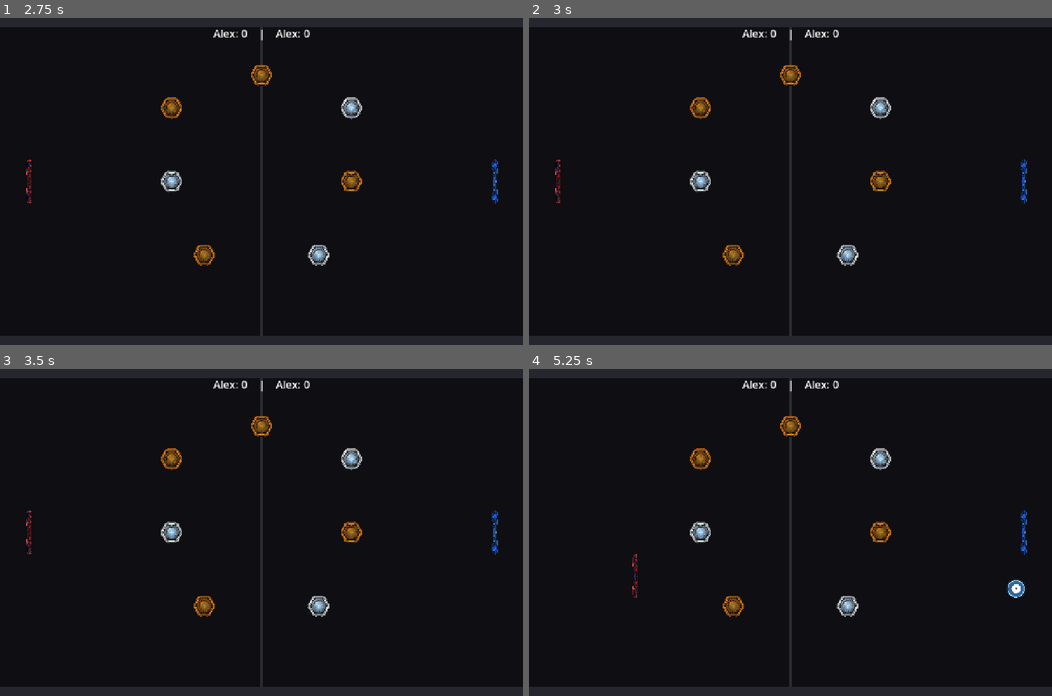
Above: before the commit, frames 1-4 (two rows, left to right).
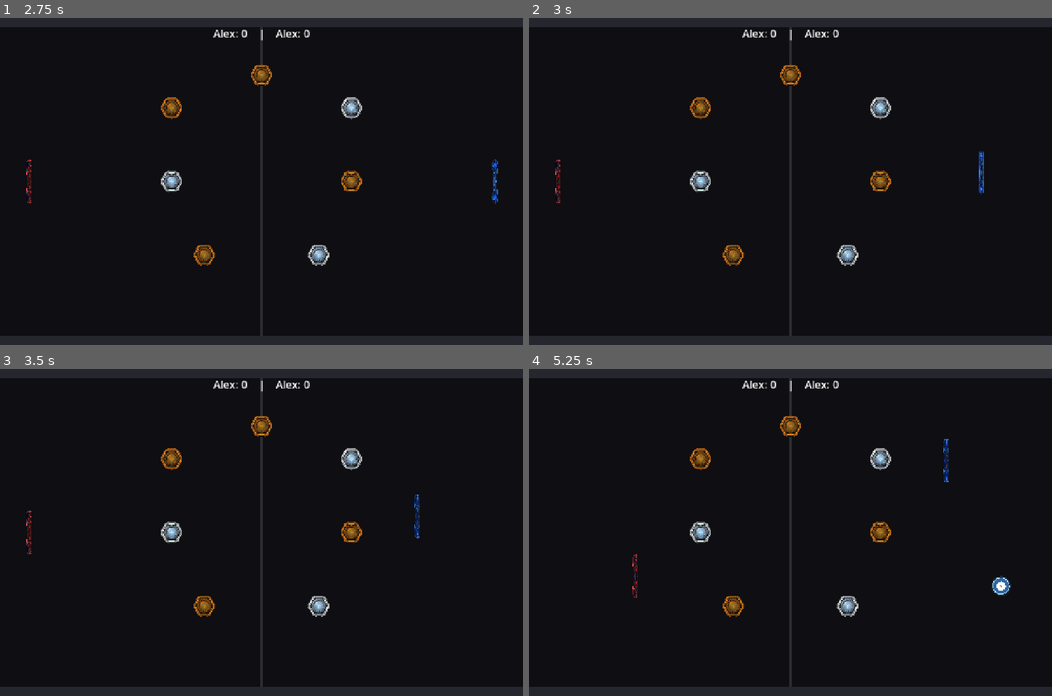
Above: after the commit, the same moments.

Repository: jensbroecher/tabletparty
Game: Godot game, scene res://scenes/ui/SetupScreen.tscn
Two runs of this game, one before a commit and one after it. Both use one fixed random seed, a clock stepped at 60 frames per second and the inputs below.
Inputs (mouse positions are in pixels of both pictures, inside the frame that each line leads up to):
- Up to frame 1 (2.75 s): click (266, 138) at 0.52 s; type "Alex" at 0.6 s; click (266, 152) at 0.75 s; type "Alex" at 0.83 s; click "CONTINUE" at 1.25 s; click "PONG" at 2 s
- Up to frame 2 (3 s): tap Enter at 2.75 s; move the mouse to (905, 165) at 2.77 s; click (905, 165) at 2.92 s
- Up to frame 3 (3.5 s): no input
- Up to frame 4 (5.25 s): tap Space at 3.5 s; drag from (685, 548) to (539, 532) at 3.52 s; move the mouse to (842, 460) at 4.27 s; click (842, 460) at 4.42 s; drag from (764, 597) to (1041, 532) at 5.02 s

Frame 1 is identical in both runs. In frame 2, 0.2% of the frame differs, in the area x 86-96%, y 40-57%; in frame 3, 0.2%; in frame 4, 0.6%, in the area x 79-96%, y 21-71%.

Commit message:
feat: implement energy barrier power-up with ball collision physics and smooth paddle movement

Diff:
--- a/scenes/pong/Ball.gd
+++ b/scenes/pong/Ball.gd
@@ -17,6 +17,8 @@
 
 @export var initial_speed: float = 420.0
 @export var speed_increment: float = 18.0
+@export var min_speed: float = 320.0
+@export var friction: float = 40.0
 
 var current_speed: float
 var speed_multiplier: float = 1.0
@@ -95,6 +97,11 @@
 	)
 
 func _physics_process(delta):
+	# Apply friction / drag to current_speed over time towards min_speed (never stop completely)
+	if not velocity.is_zero_approx() and current_speed > min_speed:
+		current_speed = max(min_speed, current_speed - friction * delta)
+		velocity = velocity.normalized() * current_speed * speed_multiplier
+
 	if is_icy:
 		ice_timer -= delta
 		if ice_timer <= 0:
@@ -199,6 +206,8 @@
 
 					if is_icy and paddle.has_method("freeze"):
 						paddle.freeze(2.6)
+						is_icy = false
+						update_visual()
 
 					break
 
@@ -255,6 +264,27 @@
 				position = b.position + normal * (22 + 28 + 2)
 				break
 
+	# Active Energy Barriers (Goal Protection)
+	for b in get_tree().get_nodes_in_group("barriers"):
+		if is_instance_valid(b):
+			var screen_w = get_viewport_rect().size.x
+			# Check horizontal crossing and vertical bounds (with 11px ball radius margin)
+			if abs(position.x - b.position.x) < 22 and position.y > b.position.y - 11 and position.y < b.position.y + b.size.y + 11:
+				var normal = Vector2.RIGHT if b.position.x < screen_w / 2 else Vector2.LEFT
+				# Only collide if moving towards the barrier
+				if (normal == Vector2.RIGHT and velocity.x < 0) or (normal == Vector2.LEFT and velocity.x > 0):
+					velocity = velocity.bounce(normal)
+					if normal == Vector2.RIGHT:
+						velocity.x = abs(velocity.x)
+					else:
+						velocity.x = -abs(velocity.x)
+
+					if SoundManager:
+						SoundManager.play_bouncer_hit()
+
+					position.x = b.position.x + normal.x * 22
+					break
+
 func apply_powerup(powerup):
 	var effect = powerup.get_effect()
 
@@ -278,6 +308,14 @@
 		powerup.Type.BIG_PADDLE, powerup.Type.SHRINK_PADDLE:
 			# Handled by arena when we know who last hit the ball
 			get_parent().apply_paddle_powerup(effect)
+
+		powerup.Type.BARRIER:
+			# Spawn barrier for the player who last hit the ball
+			var target = get_last_hit_player()
+			if target == -1:
+				target = 0 # fallback
+			if get_parent().has_method("spawn_barrier"):
+				get_parent().spawn_barrier(target)
 
 func update_visual():
 	if is_icy:
--- a/scenes/pong/Paddle.gd
+++ b/scenes/pong/Paddle.gd
@@ -10,8 +10,9 @@
 var initial_x: float = 0.0
 var current_velocity: Vector2 = Vector2.ZERO
 var last_position: Vector2 = Vector2.ZERO
+var target_position: Vector2 = Vector2.ZERO
 
-@export var speed: float = 620.0
+@export var max_speed: float = 1600.0  # Responsive but prevents instant teleportation
 @export var paddle_height: float = 120.0
 
 @onready var visual: Sprite2D = $Sprite2D
@@ -22,6 +23,7 @@
 	paddle_color = color
 	initial_x = position.x
 	last_position = position
+	target_position = position
 
 	if visual and visual.texture:
 		var tex_size = visual.texture.get_size()
@@ -32,6 +34,16 @@
 	last_touch_y = get_viewport_rect().size.y / 2.0
 
 func _physics_process(delta):
+	if not frozen:
+		# Smoothly move towards target_position with max speed
+		var diff = target_position - position
+		if diff.length() > 0.01:
+			var step = diff.normalized() * max_speed * delta
+			if step.length() >= diff.length():
+				position = target_position
+			else:
+				position += step
+
 	if delta > 0:
 		current_velocity = (position - last_position) / delta
 	last_position = position
@@ -53,24 +65,30 @@
 			if player_index == 0 and event.position.x < half or \
 			   player_index == 1 and event.position.x > half:
 				touch_index = event.index
-				last_touch_y = event.position.y
+				# Set target position on initial touch to travel towards it
+				var target_y = clamp(event.position.y, 80, get_viewport_rect().size.y - 80)
+				var target_x = event.position.x
+				if player_index == 0:
+					target_x = clamp(target_x, 40, 260)
+				else:
+					var screen_w = get_viewport_rect().size.x
+					target_x = clamp(target_x, screen_w - 260, screen_w - 40)
+				target_position = Vector2(target_x, target_y)
+				last_touch_y = target_y
 		elif event.index == touch_index:
 			touch_index = -1
 
 	if event is InputEventScreenDrag and event.index == touch_index and not frozen:
-		# Allow movement both vertically and horizontally (forward/back)
-		last_touch_y = event.position.y
-		position.y = clamp(event.position.y, 80, get_viewport_rect().size.y - 80)
-
-		# Move forward or back
-		var new_x = event.position.x
+		# Update target position during drag
+		var target_y = clamp(event.position.y, 80, get_viewport_rect().size.y - 80)
+		var target_x = event.position.x
 		if player_index == 0:
-			# Left player: default is 70, allow moving between 40 and 260
-			position.x = clamp(new_x, 40, 260)
+			target_x = clamp(target_x, 40, 260)
 		else:
-			# Right player: default is screen_size.x - 70, allow moving between screen - 260 and screen - 40
 			var screen_w = get_viewport_rect().size.x
-			position.x = clamp(new_x, screen_w - 260, screen_w - 40)
+			target_x = clamp(target_x, screen_w - 260, screen_w - 40)
+		target_position = Vector2(target_x, target_y)
+		last_touch_y = target_y
 
 func get_forward_speed() -> float:
 	if player_index == 0:
@@ -81,8 +99,8 @@
 func freeze(duration: float):
 	frozen = true
 	freeze_time = duration
-	visual.modulate = Color(0.5, 0.85, 1.0)  # Ice blue
-	modulate = Color(0.7, 0.85, 1.0, 0.85)
+	visual.modulate = Color(1.6, 2.0, 2.4)  # Frosty overbright white-blue
+	modulate = Color(1.0, 1.0, 1.0, 0.95)
 	SoundManager.play_freeze()
 
 func unfreeze():
@@ -92,8 +110,8 @@
 	modulate = Color.WHITE
 
 func set_temporary_scale(s: float, duration: float):
-	scale = Vector2(s, s)
-	collision.scale = Vector2(s, 1.0)   # only stretch height visually
+	scale = Vector2(1.0, s)
+	collision.scale = Vector2.ONE
 
 	var t = get_tree().create_timer(duration)
 	t.timeout.connect(func():
@@ -107,6 +125,5 @@
 	scale = original_scale
 	collision.scale = Vector2.ONE
 	position.x = initial_x
-	# Snap to where the user's finger currently is (or last was) instead of center
-	# This prevents the ugly "jump from center" on respawn
 	position.y = clamp(last_touch_y, 80, get_viewport_rect().size.y - 80)
+	target_position = position
--- a/scenes/pong/PongArena.gd
+++ b/scenes/pong/PongArena.gd
@@ -190,13 +190,34 @@
 	var pu = POWERUP_SCENE.instantiate()
 	pu.add_to_group("powerups")
 
-	# Safe random position in the middle play area
+	# Safe random position in the middle play area (away from bumpers)
 	var margin_x = 220
 	var margin_y = 90
-	pu.position = Vector2(
-		randf_range(margin_x, screen_size.x - margin_x),
-		randf_range(margin_y, screen_size.y - margin_y)
-	)
+	var bumpers = get_tree().get_nodes_in_group("bumpers")
+
+	var pos = Vector2.ZERO
+	var valid_pos = false
+	var attempts = 0
+
+	while not valid_pos and attempts < 20:
+		attempts += 1
+		pos = Vector2(
+			randf_range(margin_x, screen_size.x - margin_x),
+			randf_range(margin_y, screen_size.y - margin_y)
+		)
+
+		# Check distance to all bumpers
+		var too_close = false
+		for b in bumpers:
+			if is_instance_valid(b):
+				if pos.distance_to(b.position) < 65.0: # 65 pixels safety margin
+					too_close = true
+					break
+
+		if not too_close:
+			valid_pos = true
+
+	pu.position = pos
 
 	# Pick random type (weighted a bit toward the fun ones)
 	var types = [
@@ -205,7 +226,8 @@
 		pu.Type.REVERSE, pu.Type.REVERSE,
 		pu.Type.ICE,
 		pu.Type.BIG_PADDLE,
-		pu.Type.SHRINK_PADDLE
+		pu.Type.SHRINK_PADDLE,
+		pu.Type.BARRIER, pu.Type.BARRIER
 	]
 	pu.type = types.pick_random()
 
@@ -222,6 +244,41 @@
 
 	if effect.has("paddle_scale"):
 		paddle.set_temporary_scale(effect.paddle_scale, effect.get("duration", 5.0))
+
+func spawn_barrier(player_idx: int):
+	# Remove any existing barrier for this player first
+	var existing = get_node_or_null("Barrier_P%d" % player_idx)
+	if existing:
+		existing.queue_free()
+
+	var barrier = ColorRect.new()
+	barrier.name = "Barrier_P%d" % player_idx
+	barrier.add_to_group("barriers")
+
+	# Position behind the paddle. Left paddle is at x = ~70. Right paddle is at x = ~screen_size.x - 70.
+	# We place the barrier at x = 35 (Left) and screen_size.x - 35 (Right)
+	var x_pos = 35.0 if player_idx == 0 else screen_size.x - 35.0
+	barrier.size = Vector2(16, screen_size.y - 48) # spanning vertical area between top and bottom walls
+	barrier.position = Vector2(x_pos - 8, 24)
+
+	# Glow / energy look: overbright red/orange for Player 0, cyan/blue for Player 1
+	var energy_color = Color(2.5, 0.4, 0.2, 0.85) if player_idx == 0 else Color(0.2, 0.6, 2.5, 0.85)
+	barrier.color = energy_color
+	add_child(barrier)
+
+	# Pulsing animation using tween
+	var tween = create_tween().set_loops()
+	tween.tween_property(barrier, "color:a", 0.35, 0.35)
+	tween.tween_property(barrier, "color:a", 0.9, 0.35)
+
+	# Despawn timer after 15 seconds
+	var timer = get_tree().create_timer(15.0)
+	timer.timeout.connect(func():
+		if is_instance_valid(barrier):
+			var fade = create_tween()
+			fade.tween_property(barrier, "color:a", 0.0, 0.45)
+			fade.tween_callback(barrier.queue_free)
+	)
 
 func _on_ball_hit_paddle(player_idx: int):
 	last_hit_player = player_idx
--- a/scenes/pong/PowerUp.gd
+++ b/scenes/pong/PowerUp.gd
@@ -6,7 +6,8 @@
 	REVERSE,
 	ICE,
 	BIG_PADDLE,
-	SHRINK_PADDLE
+	SHRINK_PADDLE,
+	BARRIER
 }
 
 @export var type: Type = Type.SPEED_UP
@@ -37,25 +38,28 @@
 func setup_type():
 	match type:
 		Type.SPEED_UP:
-			data = {"name": "FAST", "color": Color(1, 0.85, 0.2), "ball_speed_mult": 1.75, "icon": "res://assets/powerups/fast.png"}
+			data = {"name": "FAST", "color": Color(1, 0.85, 0.2), "ball_speed_mult": 1.75, "icon": "res://assets/powerups/fast.jpg"}
 		Type.SLOW_DOWN:
-			data = {"name": "SLOW", "color": Color(0.4, 0.7, 1.0), "ball_speed_mult": 0.5, "icon": "res://assets/powerups/slow.png"}
+			data = {"name": "SLOW", "color": Color(0.4, 0.7, 1.0), "ball_speed_mult": 0.5, "icon": "res://assets/powerups/slow.jpg"}
 		Type.REVERSE:
-			data = {"name": "REVERSE", "color": Color(0.85, 0.4, 0.95), "reverse": true, "icon": "res://assets/powerups/reverse.png"}
+			data = {"name": "REVERSE", "color": Color(0.85, 0.4, 0.95), "reverse": true, "icon": "res://assets/powerups/reverse.jpg"}
 		Type.ICE:
-			data = {"name": "ICE", "color": Color(0.5, 0.9, 1.0), "freeze_paddle": true, "freeze_duration": 2.8, "icon": "res://assets/powerups/ice.png"}
+			data = {"name": "ICE", "color": Color(0.5, 0.9, 1.0), "freeze_paddle": true, "freeze_duration": 2.8, "icon": "res://assets/powerups/ice.jpg"}
 		Type.BIG_PADDLE:
-			data = {"name": "BIG", "color": Color(0.3, 0.95, 0.5), "paddle_scale": 1.6, "duration": 6.0, "icon": "res://assets/powerups/big.png"}
+			data = {"name": "BIG", "color": Color(0.3, 0.95, 0.5), "paddle_scale": 1.6, "duration": 6.0, "icon": "res://assets/powerups/big.jpg"}
 		Type.SHRINK_PADDLE:
-			data = {"name": "SMALL", "color": Color(1.0, 0.6, 0.3), "paddle_scale": 0.55, "duration": 5.0, "icon": "res://assets/powerups/small.png"}
+			data = {"name": "SMALL", "color": Color(1.0, 0.6, 0.3), "paddle_scale": 0.55, "duration": 5.0, "icon": "res://assets/powerups/small.jpg"}
+		Type.BARRIER:
+			data = {"name": "BARRIER", "color": Color(0.2, 0.9, 0.9), "icon": "res://assets/powerups/shield.png"}
 
 	if ring and data.has("color"):
 		ring.color = Color(data["color"].r * 0.6, data["color"].g * 0.6, data["color"].b * 0.6, 0.45)
 
 	if icon and data.has("icon"):
-		var tex = load(data["icon"])
-		if tex:
-			icon.texture = tex
+		if ResourceLoader.exists(data["icon"]):
+			var tex = load(data["icon"])
+			if tex:
+				icon.texture = tex
 
 func get_effect() -> Dictionary:
 	return data
Binary file added: assets/powerups/shield.png
